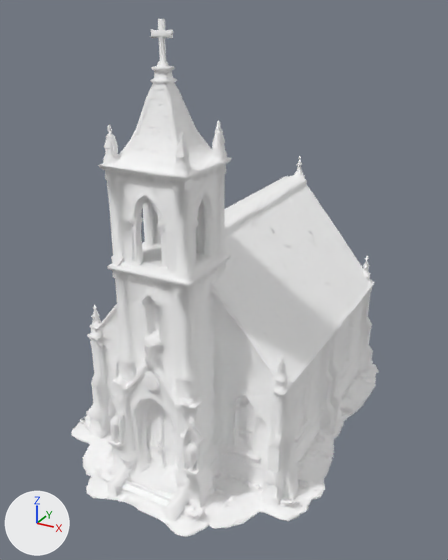
The glTF model models/props/church.glb: old version first, new version second.
Before and after are seen from a camera (50 mm lens) standing at (16.9, -32.2, 25.5) and looking at (-0.2, -1.3, 10.0). Arrows for +X, +Y and +Z are at lower left; the lights stay in place. The older version comes first.

Script lines for the objects in view, before the commit:
```python
mat_bakedmaterial = principled_material('BakedMaterial')
mat_bakedmaterial.base_color = (1.0, 1.0, 1.0)  # white #ffffff
mat_bakedmaterial.metallic = 1.0
mat_bakedmaterial.roughness = 1.0
me_output_unwrapped = bpy.data.meshes.new('output_unwrapped')
me_output_unwrapped.from_pydata(...)  # 15066 vertices, 30366 faces; spans x -8.6..8.5, y -11.9..11.9, z 0.0..25.0
me_output_unwrapped.materials.append(mat_bakedmaterial)  # white #ffffff
ob_output_unwrapped = bpy.data.objects.new('output_unwrapped', me_output_unwrapped)
ob_output_unwrapped.location = (0.0, 0.0, 0.0)
```
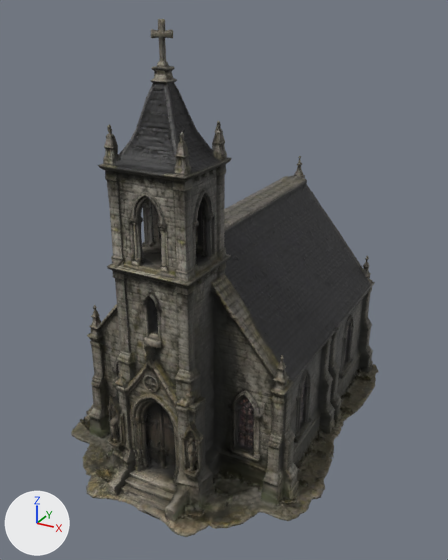
Pixel boxes (x1, y1, x2, y2) of what changed, in the pictures (448 x 560 px):
'output_unwrapped', surface changed (white to black): (71, 19, 379, 537) in both

Edits to the bpy script that builds the scene:
```text
Add img_texture_0_metallic_roughness:
    img_texture_0_metallic_roughness = load_image('texture_0_metallic_roughness', '_unpacked/texture_0_metallic_roughness', 512, 512, 'Non-Color')
Add img_texture_0:
    img_texture_0 = load_image('texture_0', '_unpacked/texture_0', 2048, 2048, 'sRGB')
Add img_normal:
    img_normal = load_image('normal', '_unpacked/normal', 1024, 1024, 'Non-Color')
Change mat_bakedmaterial:
    remove # nodes: BsdfPrincipled, OutputMaterial
    remove # colours: white #ffffff
    nodes: BsdfPrincipled, NormalMap, OutputMaterial, SeparateColor, TexImage x3
    uses the picture img_normal
    uses the picture img_texture_0
    uses the picture img_texture_0_metallic_roughness
```
